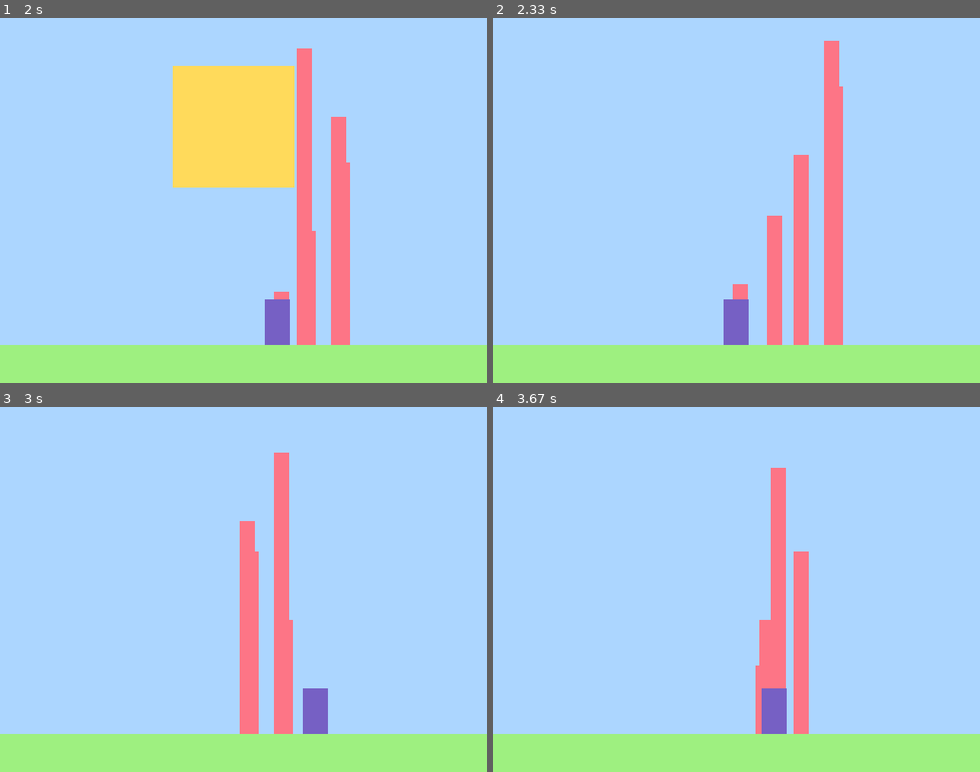
Above: before the commit, frames 1-4 (two rows, left to right).
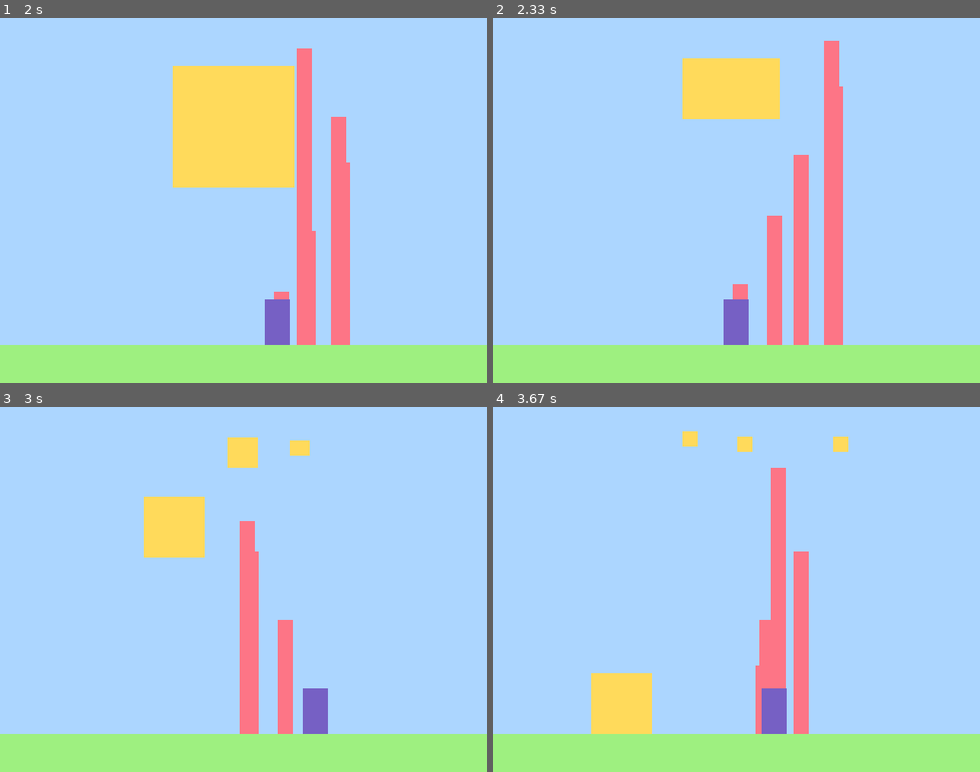
Above: after the commit, the same moments.

Repository: HUIKIM0/pygame_Attack-the-ball
Game: pygame game, started from 4.collision.py
Two runs of this game, one before a commit and one after it. Both use one fixed random seed, a clock stepped at 60 frames per second and the inputs below.
Inputs:
- Up to frame 1 (2 s): hold Right 0.33-0.8 s; hold Right 0.83-1.3 s; tap Space at 0.9, 1.2, 1.4, 1.7, 1.97 s; hold Left 1.33-1.87 s; hold Left from 1.9 s (still down)
- Up to frame 2 (2.33 s): tap Space at 2.27 s; release Left at 2.3 s
- Up to frame 3 (3 s): hold Right 2.33-2.97 s; tap Space at 2.4, 2.7 s
- Up to frame 4 (3.67 s): hold Left 3-3.47 s; tap Space at 3.07, 3.37, 3.57 s; hold Right from 3.5 s (still down)

Frame 1 is identical in both runs. In frame 2, 3.3% of the frame differs, in the area x 38-59%, y 11-28%; in frame 3, 4.4%, in the area x 29-64%, y 8-90%; in frame 4, 2.5%.

Commit message:
Update 4.collision.py

Diff:
--- a/4.collision.py
+++ b/4.collision.py
@@ -186,7 +186,7 @@
         ball_pos_y = ball_val["pos_y"]
         ball_img_idx = ball_val["img_idx"]
 
-        # 공 rect 정보 업데이트
+        # 공 rect 정보 업데이트. 리스트 ball_images
         ball_rect = ball_images[ball_img_idx].get_rect()
         ball_rect.left = ball_pos_x
         ball_rect.top = ball_pos_y
@@ -214,13 +214,37 @@
                 ball_to_remove = ball_idx
 
                 # 가장 작은 공이 아니였다면, 그 다음 공으로 나눠주기
-                if ball_img_idx > 3:
-                    # 현재 공 크기(가로세로) 정보를 가져옴. img니까 rect.size
+                # 현재 인덱스의 공 ball_img_idx
+                if ball_img_idx < 3:
+
+                    # 현재 공 크기(가로세로) 정보를 가져옴. 공 rect정보 업데이트 된것의 사이즈
                     ball_width = ball_rect.size[0]
                     ball_height = ball_rect.size[1]
 
-
-
+                    # 나눠진 공 정보.
+                    next_ball_rect = ball_images[ball_img_idx +1].get_rect()
+                    next_ball_width = next_ball_rect.size[0]
+                    next_ball_height = next_ball_rect.size[1]
+
+                    # 왼쪽으로 튕겨나가는 작은 공
+                    balls.append({
+                        "pos_x": ball_pos_x + (ball_width/2) - (next_ball_width/2),
+                        "pos_y": ball_pos_y + (ball_height/2) - (next_ball_height/2),
+                        "img_idx": ball_img_idx + 1, # 지금 크기보다 작아진 크기의 img idx를 참조
+                        "go_x": -3, # x축 이동 방향. 3이면 오른쪽 -3이면 왼쪽
+                        "go_y": -6,  # y축 이동방향
+                        "init_spd_y": ball_speed_y[ball_img_idx + 1] # 공 사이즈에 따른 최초 스피드를 다음 idx로 넘김
+                    })
+
+                    # 오른쪽으로 튕겨나가는 작은 공
+                    balls.append({
+                        "pos_x": ball_pos_x + (ball_width/2) - (next_ball_width/2),
+                        "pos_y": ball_pos_y + (ball_height/2) - (next_ball_height/2),
+                        "img_idx": ball_img_idx + 1,
+                        "go_x": 3, # x축 이동 방향. 3이면 오른쪽 -3이면 왼쪽
+                        "go_y": -6,  # y축 이동방향
+                        "init_spd_y": ball_speed_y[ball_img_idx + 1]
+                    })
                 break
 
     # ★충돌된 공 or 무기 없애기★
